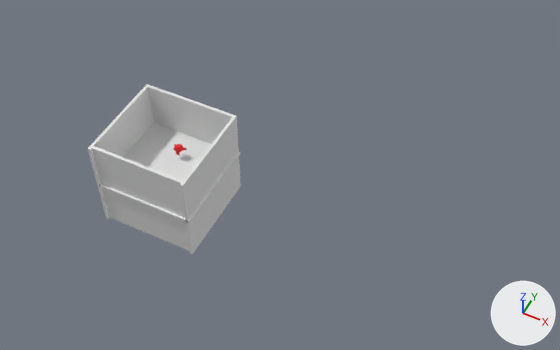
An edit to the Blender file map.blend, drawn before and after from the same camera.
One viewpoint serves both versions: a 50 mm camera at (62.4, -78.8, 106.9) aimed at (19.4, 7.2, -0.6). The lights are fixed; the arrows at lower right show +X, +Y and +Z.

Script lines for the objects in view, before the commit:
```python
ob_cube = bpy.data.objects.new('Cube', me_cube)
ob_cube.location = (0.0, 0.0, -1.5)
ob_cube.scale = (9.75, 9.44, 0.29)
ob_cube_001 = bpy.data.objects.new('Cube.001', me_cube_001)
ob_cube_001.location = (-9.8, 0.0, -1.5)
ob_cube_001.rotation_euler = (0.0, 1.571, 0.0)  # degrees (0, 90, 0)
ob_cube_001.scale = (9.75, 9.44, 0.29)
ob_cube_002 = bpy.data.objects.new('Cube.002', me_cube_002)
ob_cube_002.location = (-0.3, -8.7, -1.5)
ob_cube_002.rotation_euler = (1.571, 1.571, 0.0)  # degrees (90, 90, 0)
ob_cube_002.scale = (9.75, 9.44, 0.29)
ob_cube_003 = bpy.data.objects.new('Cube.003', me_cube_003)
ob_cube_003.location = (9.1, 0.0, -1.5)
ob_cube_003.rotation_euler = (0.0, 1.571, 0.0)  # degrees (0, 90, 0)
ob_cube_003.scale = (9.75, 9.44, 0.29)
ob_cube_004 = bpy.data.objects.new('Cube.004', me_cube_004)
ob_cube_004.location = (-0.3, 9.2, -1.5)
ob_cube_004.rotation_euler = (1.571, 1.571, 0.0)  # degrees (90, 90, 0)
ob_cube_004.scale = (9.75, 9.44, 0.29)
ob_suzanne = bpy.data.objects.new('Suzanne', me_suzanne)
ob_suzanne.location = (0.0, 3.3, 0.8)
```
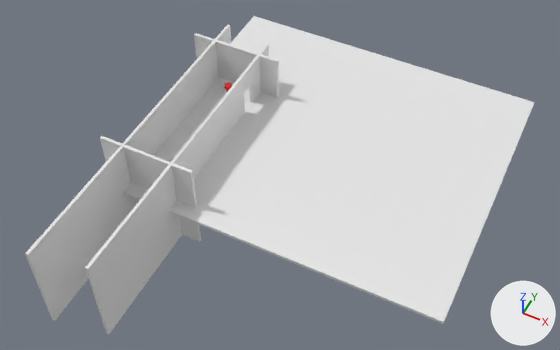
Commit message: Map updated

The change, as a diff of the scene's bpy script:
```diff
--- a/map.blend.py
+++ b/map.blend.py
@@ ob_cube @@
 ob_cube = bpy.data.objects.new('Cube', me_cube)
-ob_cube.location = (0.0, 0.0, -1.5)
-ob_cube.scale = (9.75, 9.44, 0.29)
+ob_cube.location = (24.3, 19.9, -1.5)
+ob_cube.scale = (32.3, 28.7, 0.29)
@@ ob_cube_001 @@
 ob_cube_001 = bpy.data.objects.new('Cube.001', me_cube_001)
-ob_cube_001.location = (-9.8, 0.0, -1.5)
+ob_cube_001.location = (-5.0, 0.0, -1.5)
 ob_cube_001.rotation_euler = (0.0, 1.571, 0.0)  # degrees (0, 90, 0)
-ob_cube_001.scale = (9.75, 9.44, 0.29)
+ob_cube_001.scale = (9.75, 32.4, 0.29)
@@ ob_cube_002 @@
 ob_cube_002 = bpy.data.objects.new('Cube.002', me_cube_002)
-ob_cube_002.location = (-0.3, -8.7, -1.5)
+ob_cube_002.location = (-0.3, -6.0, -1.5)
 ob_cube_002.rotation_euler = (1.571, 1.571, 0.0)  # degrees (90, 90, 0)
@@ ob_cube_003 @@
 ob_cube_003 = bpy.data.objects.new('Cube.003', me_cube_003)
-ob_cube_003.location = (9.1, 0.0, -1.5)
+ob_cube_003.location = (5.0, 0.0, -1.5)
 ob_cube_003.rotation_euler = (0.0, 1.571, 0.0)  # degrees (0, 90, 0)
-ob_cube_003.scale = (9.75, 9.44, 0.29)
+ob_cube_003.scale = (9.75, 30.4, 0.29)
@@ ob_cube_004 @@
 ob_cube_004 = bpy.data.objects.new('Cube.004', me_cube_004)
-ob_cube_004.location = (-0.3, 9.2, -1.5)
+ob_cube_004.location = (-0.3, 26.7, -1.5)
 ob_cube_004.rotation_euler = (1.571, 1.571, 0.0)  # degrees (90, 90, 0)
@@ ob_suzanne @@
 ob_suzanne = bpy.data.objects.new('Suzanne', me_suzanne)
-ob_suzanne.location = (0.0, 3.3, 0.8)
+ob_suzanne.location = (0.0, 22.7, 0.8)
```

Pixel boxes [x1, y1, x2, y2] of what changed, in the pictures (560 x 350 px):
'Cube', moved, rescaled (190% wider, 203% taller)
    before: [99, 123, 240, 224]
    after: [123, 16, 534, 324]
'Cube.003', moved, rescaled (198% wider, 108% taller)
    before: [180, 115, 241, 254]
    after: [85, 44, 269, 334]
'Cube.001', moved, rescaled (209% wider, 118% taller)
    before: [88, 84, 154, 219]
    after: [25, 25, 231, 321]
'Cube.002', moved
    before: [91, 145, 189, 251]
    after: [100, 136, 201, 242]
'Cube.004', moved
    before: [147, 85, 236, 144]
    after: [194, 33, 279, 97]
'Suzanne', moved
    before: [173, 144, 186, 155]
    after: [224, 83, 232, 92]
